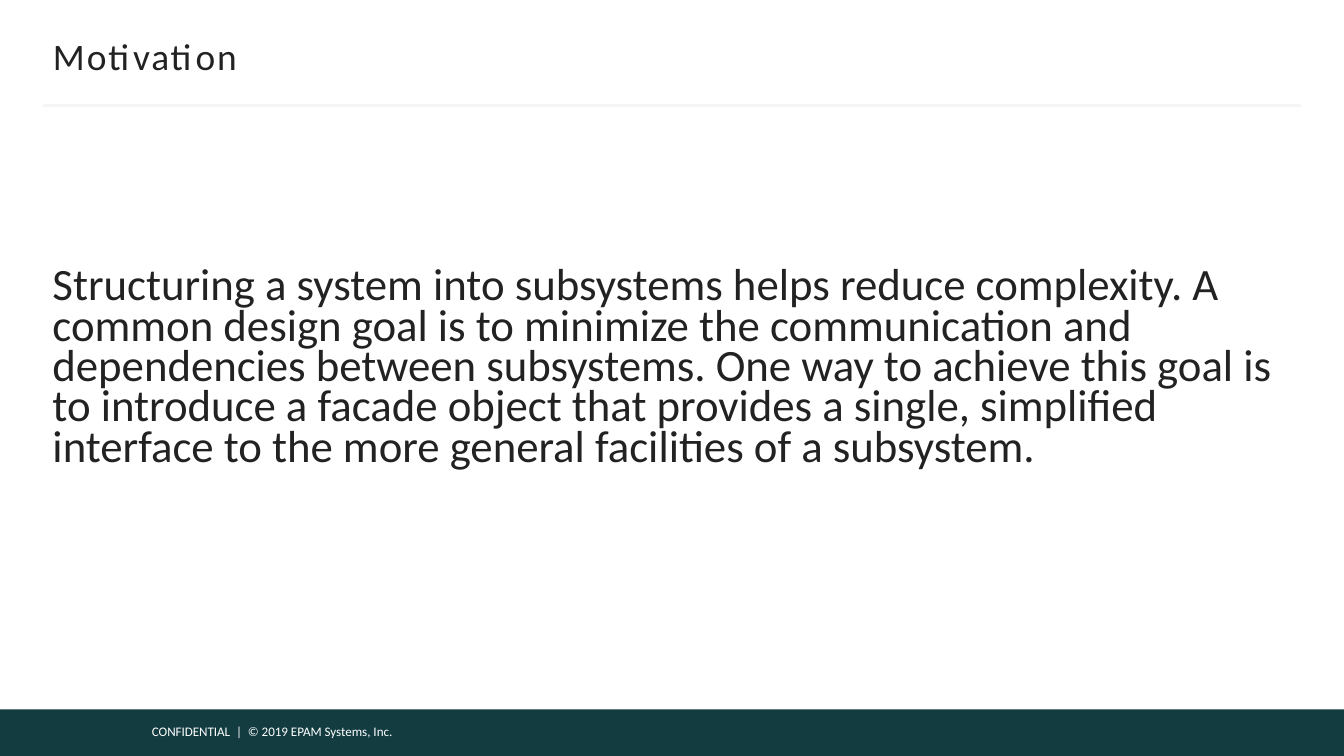
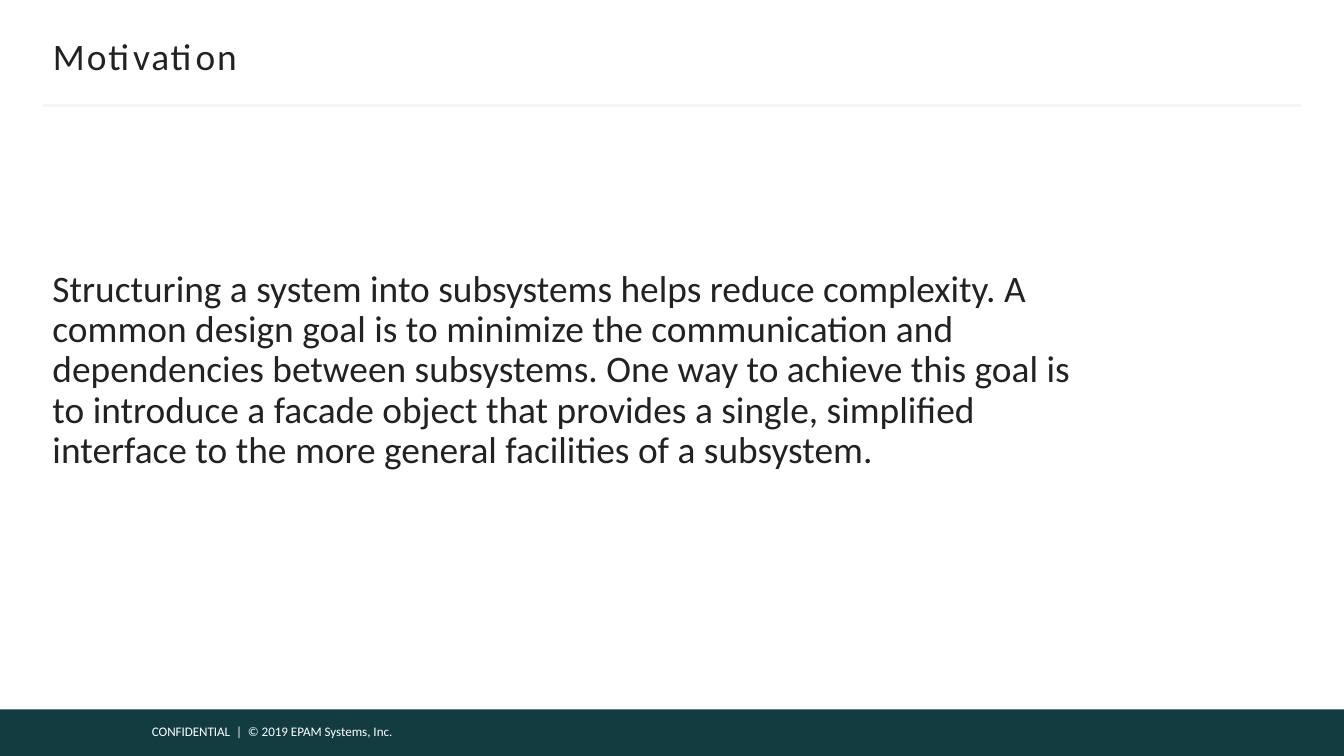
Before and after one commit to DenisPonizovkin/presentations, a slide deck: slide 18 of DesignPatterns.pptx (slide 12 before the commit). Drawn at 1344x756 pixels with LibreOffice and Linux fonts; fonts in the diff are those of the drawing; background and template pictures are left out. Boxes give left, top, right and bottom in pixels: in the first picture for what was removed or moved away, otherwise in the second. Text is boxed around its words. In the diff, an @@ line names an element or a change of style, - is before the commit and + after.

Commit message:
uml, facade, adapter

```diff
--- a/DesignPatterns.pptx
+++ b/DesignPatterns.pptx
@@ text "Structuring a system into subsystems ..." at [52, 276, 1070, 470]: size 24 to 20 pt @@
```
Also in this commit, not shown: 2 other slides changed, 22 slides added.
